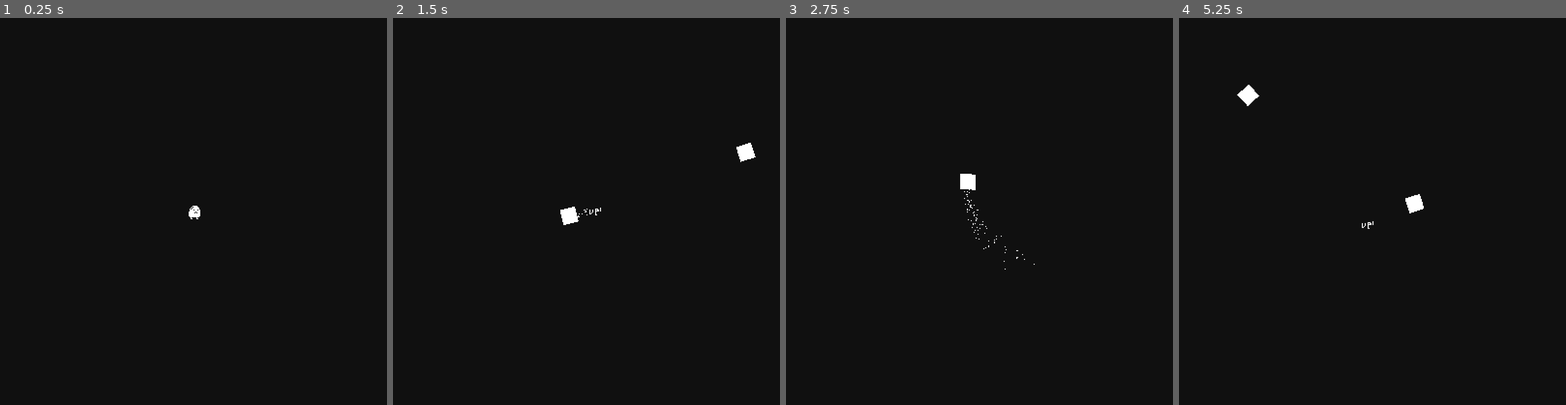
Above: before the commit, frames 1-4 (left to right).
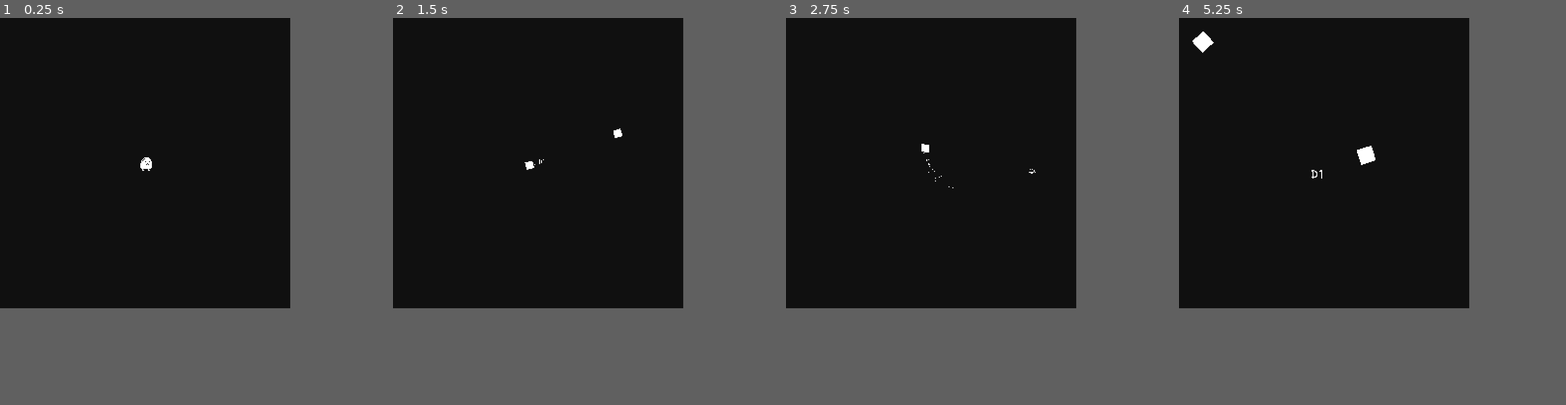
Above: after the commit, the same moments.

Repository: theowiik/PITCH-BLACK
Game: Godot game, scene res://scenes/Game.tscn
Same seed, same stepped clock (60 frames per second), same inputs: the game is played once before the commit and once after it.
Inputs (mouse positions are in pixels of both pictures, inside the frame that each line leads up to):
- Up to frame 1 (0.25 s): no input
- Up to frame 2 (1.5 s): move the mouse to (671, 192) at 0.52 s; press the mouse at (671, 192) at 0.53 s; hold D (right) 0.53-1.28 s; move the mouse to (509, 230) at 1.27 s; release the mouse at (509, 230) at 1.28 s; hold S (down) from 1.28 s (still down); right-click (509, 230) at 1.35 s
- Up to frame 3 (2.75 s): click (902, 230) at 1.55 s; move the mouse to (1018, 126) at 2.02 s; release S (down) at 2.03 s; press the mouse at (1018, 126) at 2.03 s; hold D (right) from 2.03 s (still down)
- Up to frame 4 (5.25 s): move the mouse to (1353, 288) at 2.77 s; release D (right) at 2.78 s; release the mouse at (1353, 288) at 2.78 s; hold W (up) 2.78-3.53 s; click (1353, 288) at 2.85 s; move the mouse to (1488, 269) at 3.52 s; hold Right mouse button (add_rocket) 3.53-4.28 s; hold A (left) 3.53-5.03 s; click (1488, 269) at 3.8 s; move the mouse to (1256, 153) at 4.27 s; click (1256, 153) at 4.35 s; move the mouse to (1391, 211) at 5.02 s; press the mouse at (1391, 211) at 5.03 s; hold S (down) from 5.03 s (still down)
In our replay, the window is 800x800 before the commit and 600x600 after it. These sizes can differ from the game's own. Grey fills any space a smaller window leaves; there, only what the larger window draws over its background counts as a difference.

The runs differ from the first frame. In frame 1, 0.2% of the frame differs, in the area x 36-52%, y 36-52%; in frame 2, 0.4%; in frame 3, 0.3%; in frame 4, 0.7%, in the area x 3-64%, y 3-55%.

Commit message:
set zoom when controlling rocket

Diff:
--- a/project.godot
+++ b/project.godot
@@ -38,8 +38,8 @@
 
 [display]
 
-window/size/width=400
-window/size/height=400
+window/size/width=300
+window/size/height=300
 window/stretch/mode="viewport"
 window/stretch/aspect="keep"
 
--- a/scenes/actors/Enemy.tscn
+++ b/scenes/actors/Enemy.tscn
@@ -1,8 +1,23 @@
-[gd_scene load_steps=4 format=2]
+[gd_scene load_steps=5 format=2]
 
 [ext_resource path="res://scenes/actors/Actor.tscn" type="PackedScene" id=1]
 [ext_resource path="res://scripts/Enemy.gd" type="Script" id=2]
 [ext_resource path="res://assets/enemy.png" type="Texture" id=3]
+
+[sub_resource type="Animation" id=1]
+resource_name = "chocked"
+tracks/0/type = "value"
+tracks/0/path = NodePath("Sprite:frame")
+tracks/0/interp = 1
+tracks/0/loop_wrap = true
+tracks/0/imported = false
+tracks/0/enabled = true
+tracks/0/keys = {
+"times": PoolRealArray( 0 ),
+"transitions": PoolRealArray( 1 ),
+"update": 1,
+"values": [ 10 ]
+}
 
 [node name="Enemy" instance=ExtResource( 1 )]
 collision_layer = 2
@@ -11,6 +26,7 @@
 
 [node name="Sprite" parent="." index="0"]
 texture = ExtResource( 3 )
+frame = 10
 
 [node name="RevealTime" type="Timer" parent="." index="2"]
 one_shot = true
@@ -28,4 +44,7 @@
 __meta__ = {
 "_edit_use_anchors_": false
 }
+
+[node name="AnimationPlayer" parent="." index="4"]
+anims/chocked = SubResource( 1 )
 [connection signal="timeout" from="RevealTime" to="." method="_on_RevealTime_timeout"]
--- a/scripts/Actor.gd
+++ b/scripts/Actor.gd
@@ -18,8 +18,8 @@
 	elif vec.x < 0:
 		anim_player.play("left")
 	elif vec.y > 0:
+		anim_player.play("down")
+	elif vec.y < 0:
 		anim_player.play("up")
-	elif vec.y < 0:
-		anim_player.play("down")
 	else:
 		anim_player.play("idle")
--- a/scripts/Enemy.gd
+++ b/scripts/Enemy.gd
@@ -17,6 +17,7 @@
 	$RevealTime.start()
 	$Sprite.visible = true
 	detected = true
+	anim_player.play("chocked")
 
 func _on_RevealTime_timeout():
 	$RevealText.visible = false
--- a/scripts/Game.gd
+++ b/scripts/Game.gd
@@ -14,6 +14,7 @@
 	add_child(projectile)
 
 func on_rocket_added() -> void:
+	set_high_fov()
 	var instance = rocket.instance()
 	player.remove_child(camera)
 	instance.add_child(camera)
@@ -22,8 +23,15 @@
 	add_child(instance)
 
 func on_rocket_exploded() -> void:
+	set_normal_zoom()
 	var cam_parent = camera.get_parent()
 	if cam_parent != null:
 		cam_parent.remove_child(camera)
 	player.add_child(camera)
 	player.controlling = true
+
+func set_high_fov() -> void:
+	camera.zoom = Vector2(2, 2)
+
+func set_normal_zoom() -> void:
+	camera.zoom = Vector2(1, 1)
--- a/scripts/Player.gd
+++ b/scripts/Player.gd
@@ -29,7 +29,6 @@
 	if event.is_action_pressed("shoot"):
 		var proj: Projectile = projectile.instance()
 		proj.global_position = global_position
-		print("wasd")
 		emit_signal("shoot", proj)
 		get_tree().set_input_as_handled()
 
